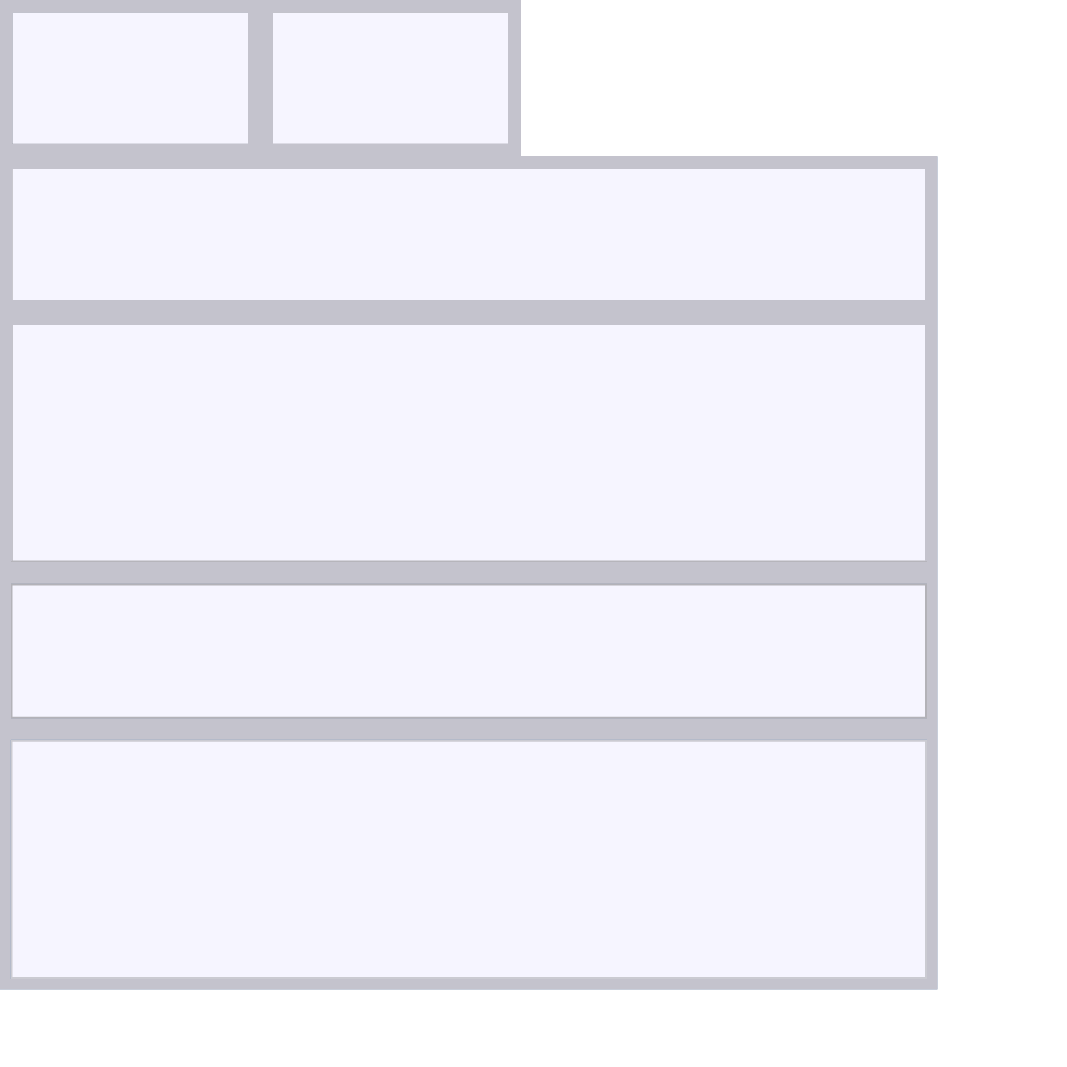
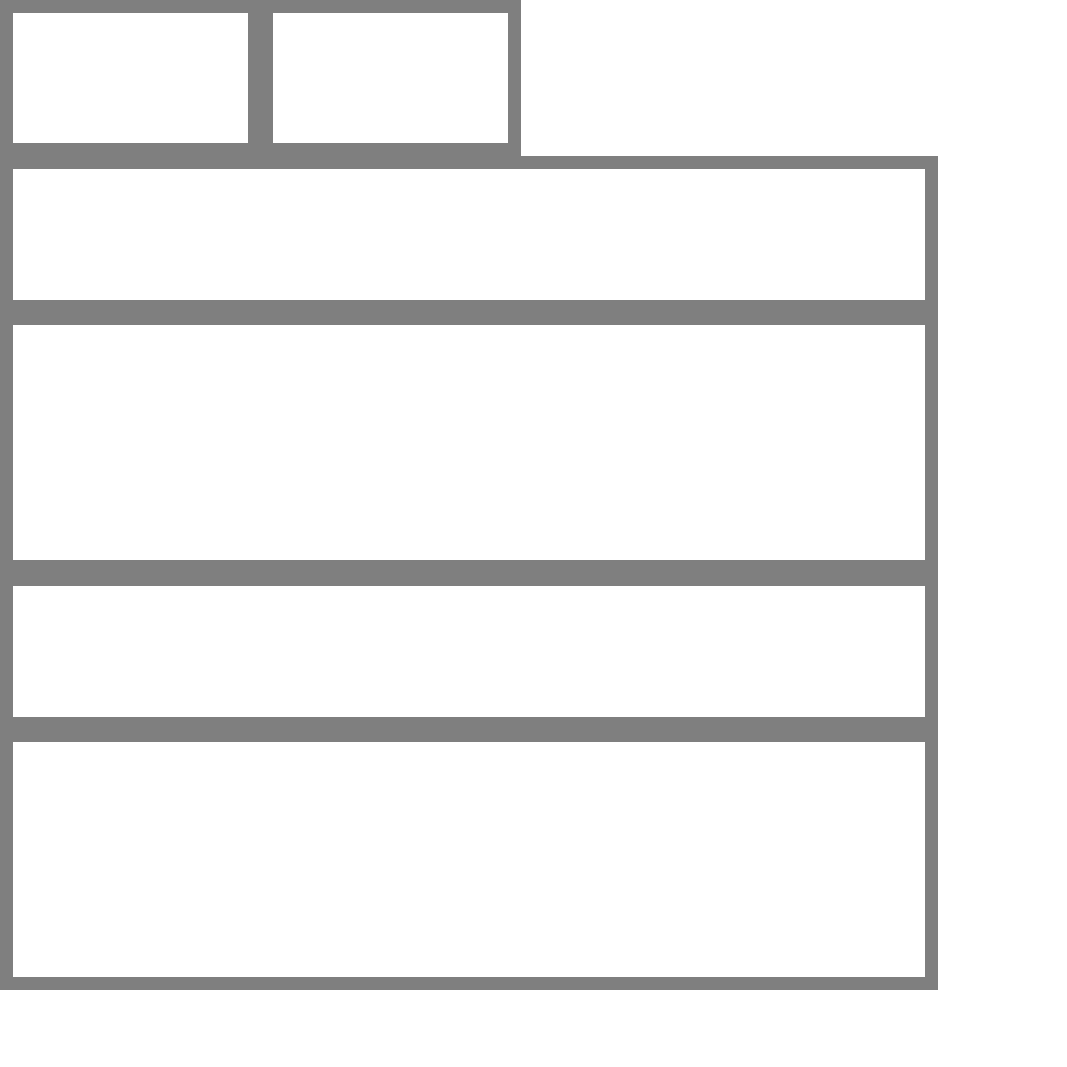
Before/after of a (1067, 1067) layered artwork. What changed in the layer stack:
painted on "Layer 5 Image" over [0, 0, 938, 990]
removed layer "Layer 1 + Layer 1 copy + Layer 2 + Layer 2 copy + Layer 3 + Layer 4 + Hue/Satur…" over [0, 0, 938, 990]
